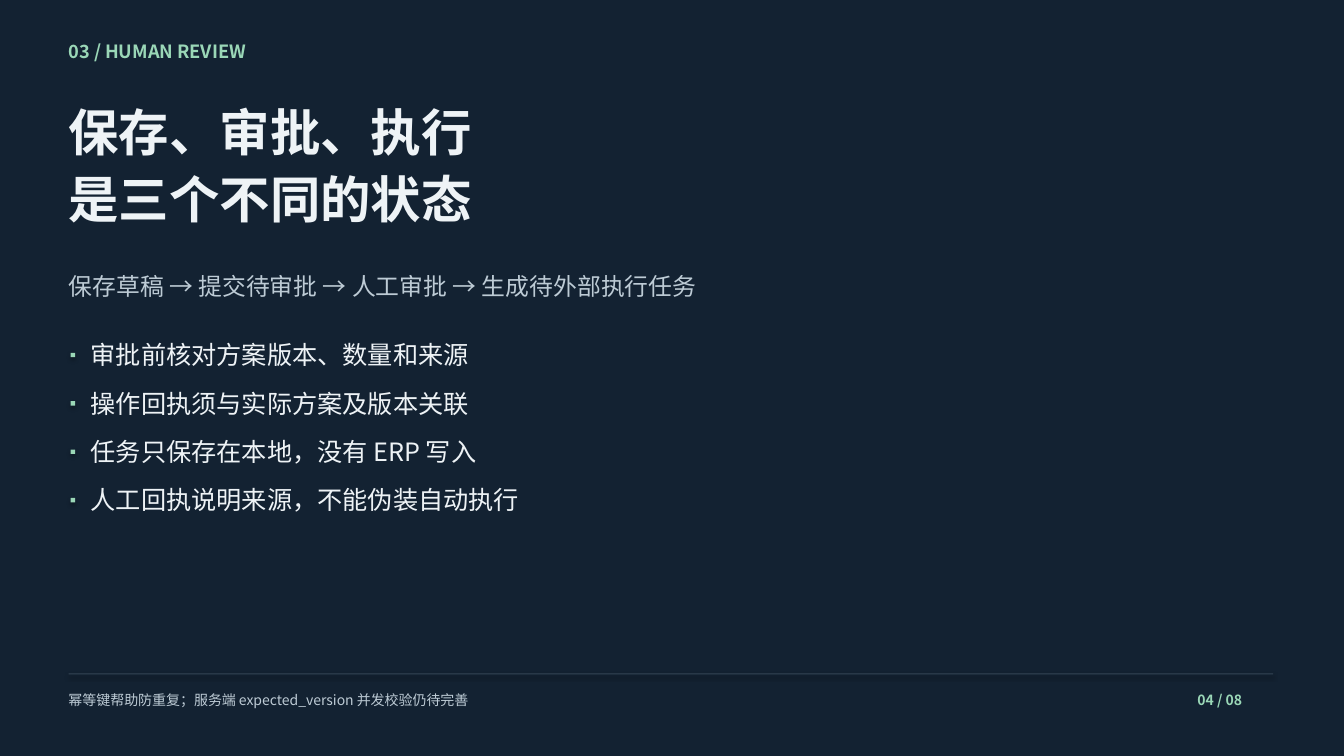
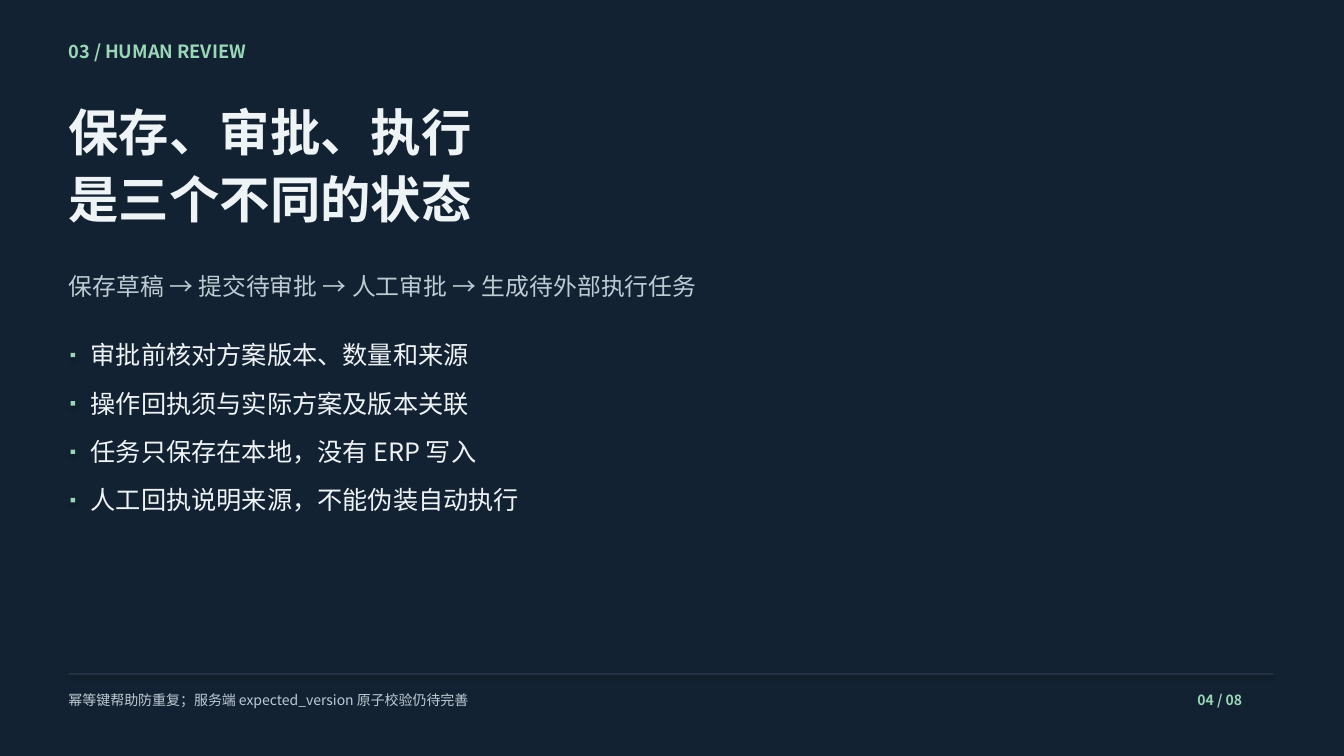
Before and after one commit to lyu054553-sketch/xihhhhh, a slide deck: slide 4 of docs/DEMO_SLIDES.pptx. Drawn at 1344x756 pixels with LibreOffice and Linux fonts; fonts in the diff are those of the drawing. Boxes give left, top, right and bottom in pixels: in the first picture for what was removed or moved away, otherwise in the second. Text is boxed around its words. In the diff, an @@ line names an element or a change of style, - is before the commit and + after.

```diff
--- a/docs/DEMO_SLIDES.pptx
+++ b/docs/DEMO_SLIDES.pptx
@@ text at (68, 693, 469, 708): text changed @@
-幂等键帮助防重复；服务端 expected_version 并发校验仍待完善
+幂等键帮助防重复；服务端 expected_version 原子校验仍待完善
```
Also in this commit, not shown: 3 other slides changed, 8 other files.
